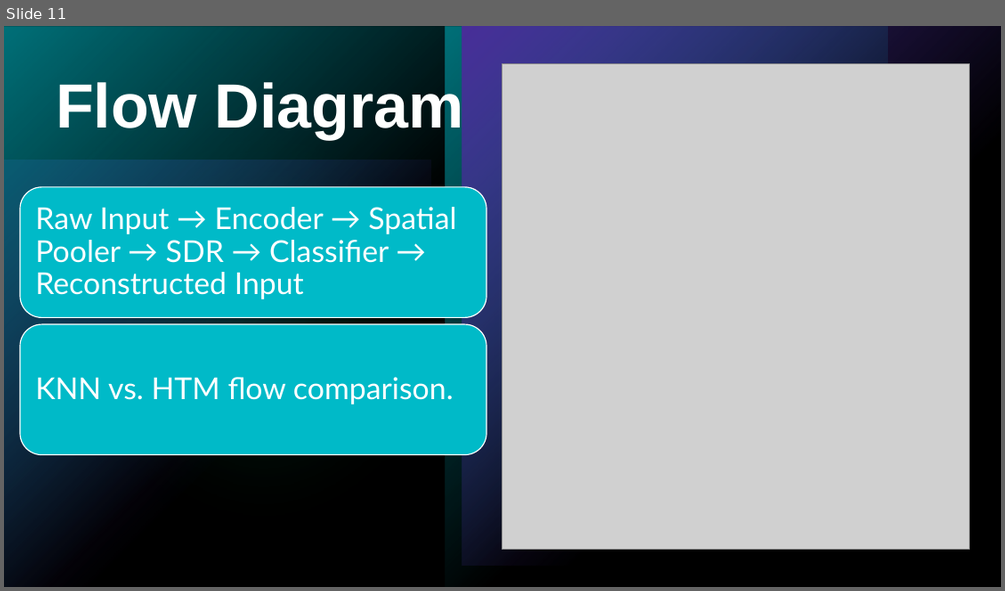
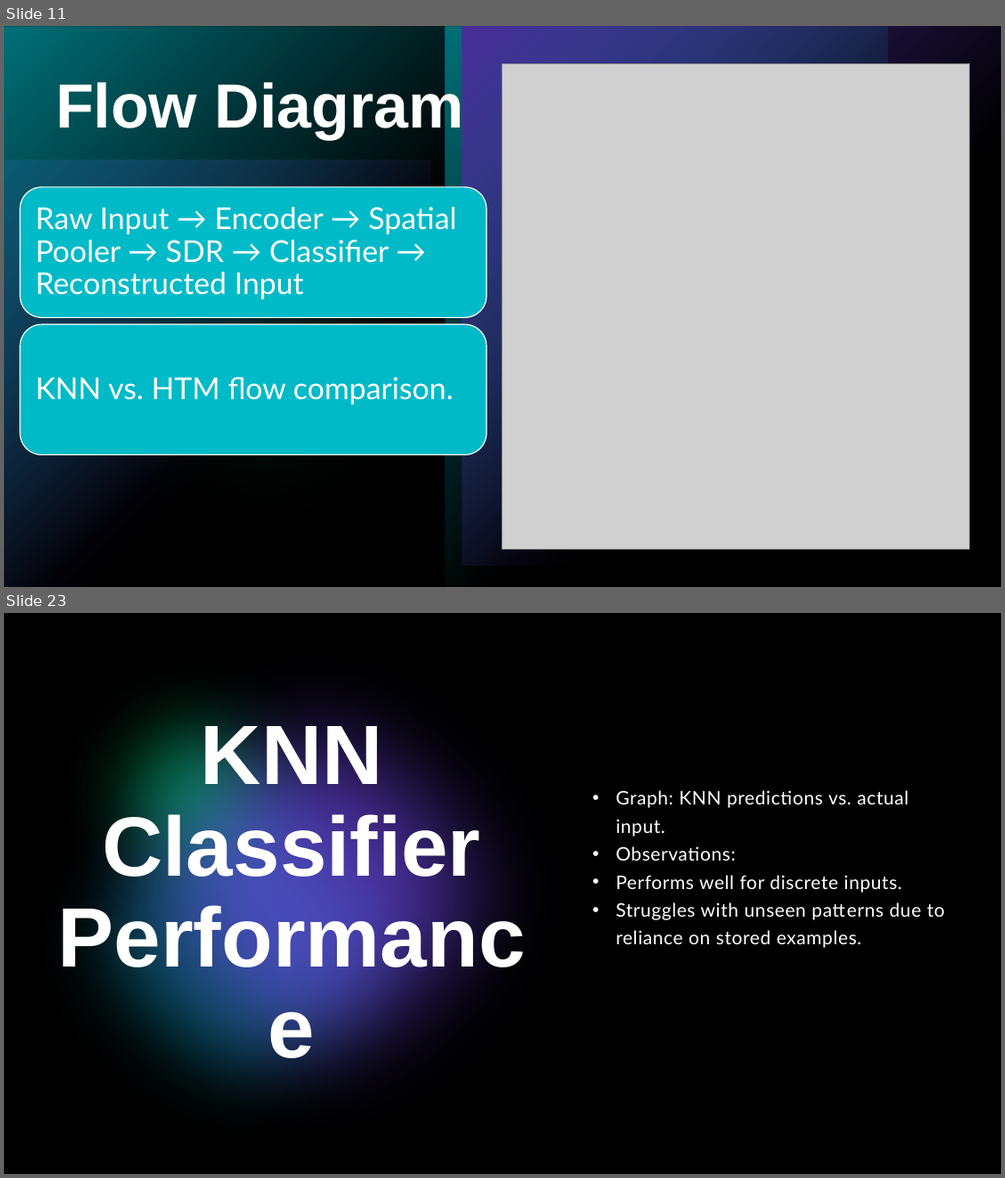
Before and after one commit to prnshubn/neocortexapi-team-untitled, a slide deck: source/Documentation_Team_Untitled/Team_Untitled_Presentation.pptx. Shown one above the other, each under a label of ours: slide 11 before the commit, slides 11 and 23 after it; the slides between them are not shown. The pictures are 1005x591 and 1005x1178 pixels, drawn with LibreOffice and Linux fonts; fonts in the diff are those of the drawing; grey boxes stand for pictures. Boxes give left, top, right and bottom in pixels: in the first picture for what was removed or moved away, otherwise in the second. Text is boxed around its words. In the diff, an @@ line names an element or a change of style, - is before the commit and + after.

Commit message:
Added Visualization Techniques, Permanence values, similarity check,Classifier performance, Challenges in PPT

```diff
--- a/source/Documentation_Team_Untitled/Team_Untitled_Presentation.pptx
+++ b/source/Documentation_Team_Untitled/Team_Untitled_Presentation.pptx
@@ slide 23 added at box(4, 613, 1001, 1174), background #000000; not listed: 5 template elements that a slide beside it also shows @@
@@ rectangle added at box(4, 613, 1001, 1174), fill #000000 @@
@@ group added at box(4, 613, 599, 1174): 3 ellipses, 1 freeform shape @@
@@ title added at box(103, 717, 481, 891), 81 pt, text #FFFFFF, bold @@
+KNN Classifier Performance
@@ text added at box(615, 790, 945, 948), 18 pt, text #FFFFFF @@
+• Graph: KNN predictions vs. actual input.
+• Observations:
+  • Performs well for discrete inputs.
+  • Struggles with unseen patterns due to reliance on stored examples.
```
Also in this commit, not shown: 9 slides changed, 12 other slides added.
